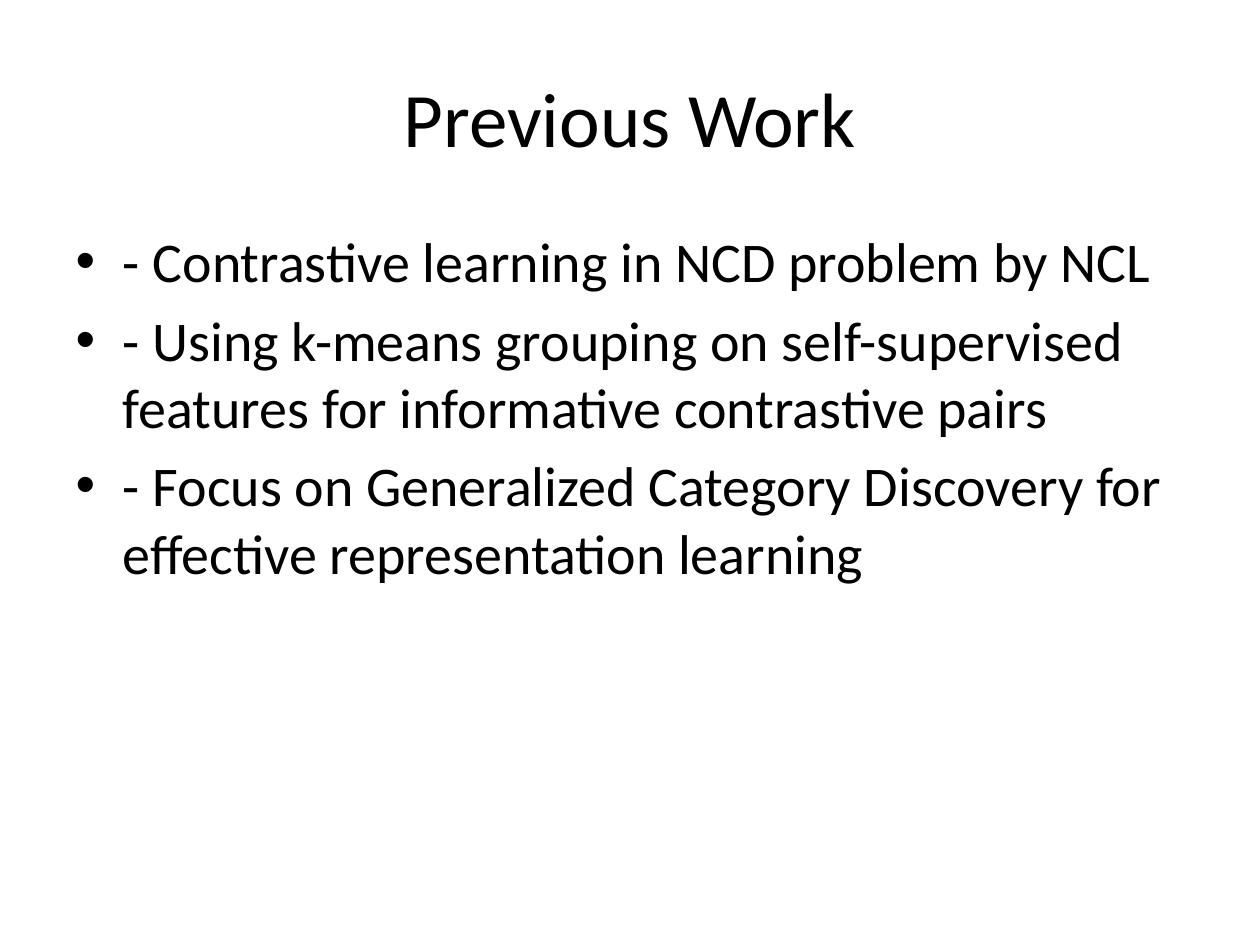
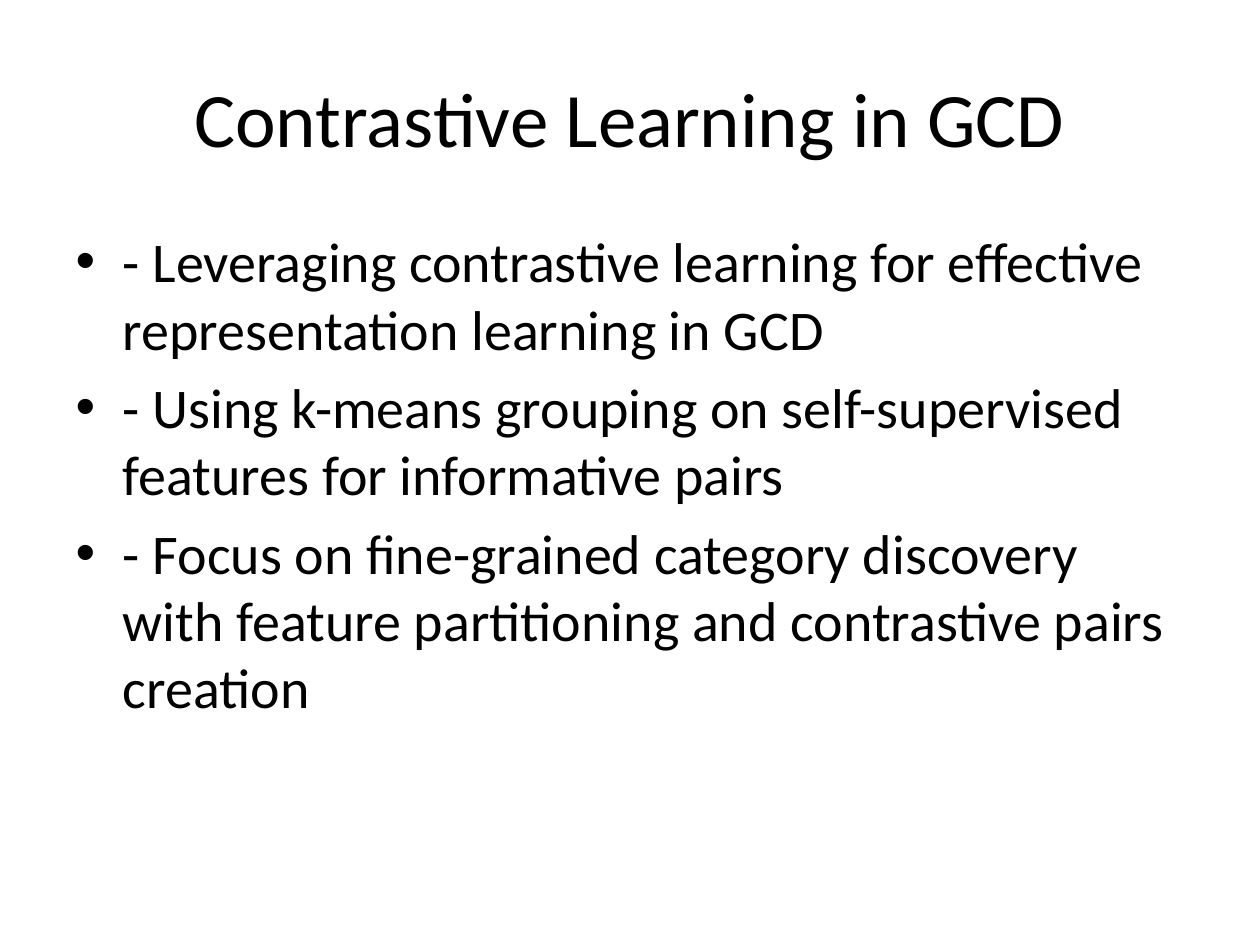
Before and after one commit to StephanieMussi/GRASPER, a slide deck: slide 5 of presentation.pptx (slide 6 before the commit). Drawn at 1260x945 pixels with LibreOffice and Linux fonts; fonts in the diff are those of the drawing. Boxes give left, top, right and bottom in pixels: in the first picture for what was removed or moved away, otherwise in the second. Text is boxed around its words. In the diff, an @@ line names an element or a change of style, - is before the commit and + after.

```diff
--- a/presentation.pptx
+++ b/presentation.pptx
@@ title at box(194, 93, 1064, 161): text changed @@
-Previous Work
+Contrastive Learning in GCD
@@ text at box(123, 243, 1163, 709): text changed @@
-• - Contrastive learning in NCD problem by NCL
-• - Using k-means grouping on self-supervised features for informative contrastive pairs
-• - Focus on Generalized Category Discovery for effective representation learning
+• - Leveraging contrastive learning for effective representation learning in GCD
+• - Using k-means grouping on self-supervised features for informative pairs
+• - Focus on fine-grained category discovery with feature partitioning and contrastive pairs creation
```
Also in this commit, not shown: 7 other slides changed, 1 slide added, 1 slide removed, 1 other file.
